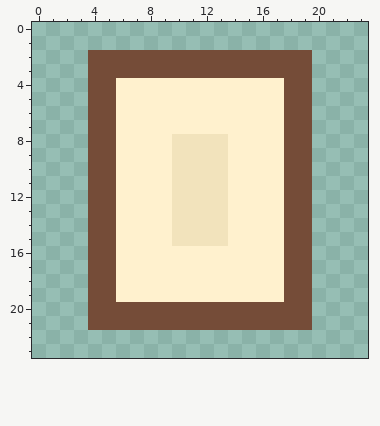
Two versions of one pixel-art file, art/runtime/thumb-hover.aseprite. Above: the version before the commit.
24x24 pixels, 1 frame.
After:
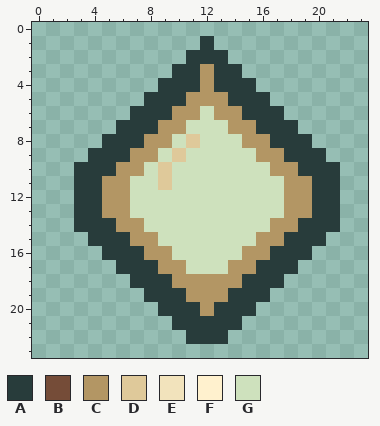
Palette (. is transparent): A #283c3b  B #754c38  C #b39664  D #dfc99a  E #f2e3bc  F #fff1ce  G #cee1bd
Message: art: polish shared pixel UI with jade lacquer and paper textures
What changed:
--- layers "Jade inset", "Brass slider grip"
@@ x 0..23 @@
  0 ........................
- 1 ........................
- 2 ....BBBBBBBBBBBBBBBB....
- 3 ....BBBBBBBBBBBBBBBB....
- 4 ....BBFFFFFFFFFFFFBB....
- 5 ....BBFFFFFFFFFFFFBB....
- 6 ....BBFFFFFFFFFFFFBB....
- 7 ....BBFFFFFFFFFFFFBB....
- 8 ....BBFFFFEEEEFFFFBB....
- 9 ....BBFFFFEEEEFFFFBB....
-10 ....BBFFFFEEEEFFFFBB....
-11 ....BBFFFFEEEEFFFFBB....
-12 ....BBFFFFEEEEFFFFBB....
-13 ....BBFFFFEEEEFFFFBB....
-14 ....BBFFFFEEEEFFFFBB....
-15 ....BBFFFFEEEEFFFFBB....
-16 ....BBFFFFFFFFFFFFBB....
-17 ....BBFFFFFFFFFFFFBB....
-18 ....BBFFFFFFFFFFFFBB....
-19 ....BBFFFFFFFFFFFFBB....
-20 ....BBBBBBBBBBBBBBBB....
-21 ....BBBBBBBBBBBBBBBB....
-22 ........................
+ 1 ............A...........
+ 2 ...........AAA..........
+ 3 ..........AACAA.........
+ 4 .........AAACAAA........
+ 5 ........AAACCCAAA.......
+ 6 .......AAACCGCCAAA......
+ 7 ......AAACCGGGCCAAA.....
+ 8 .....AAACCGDGGGCCAAA....
+ 9 ....AAACCGDGGGGGCCAAA...
+10 ...AAACCGDGGGGGGGCCAAA..
+11 ...AACCGGDGGGGGGGGCCAA..
+12 ...AACCGGGGGGGGGGGCCAA..
+13 ...AACCGGGGGGGGGGGCCAA..
+14 ...AAACCGGGGGGGGGCCAAA..
+15 ....AAACCGGGGGGGCCAAA...
+16 .....AAACCGGGGGCCAAA....
+17 ......AAACCGGGCCAAA.....
+18 .......AAACCCCCAAA......
+19 ........AAACCCAAA.......
+20 .........AAACAAA........
+21 ..........AAAAA.........
+22 ...........AAA..........
 23 ........................
